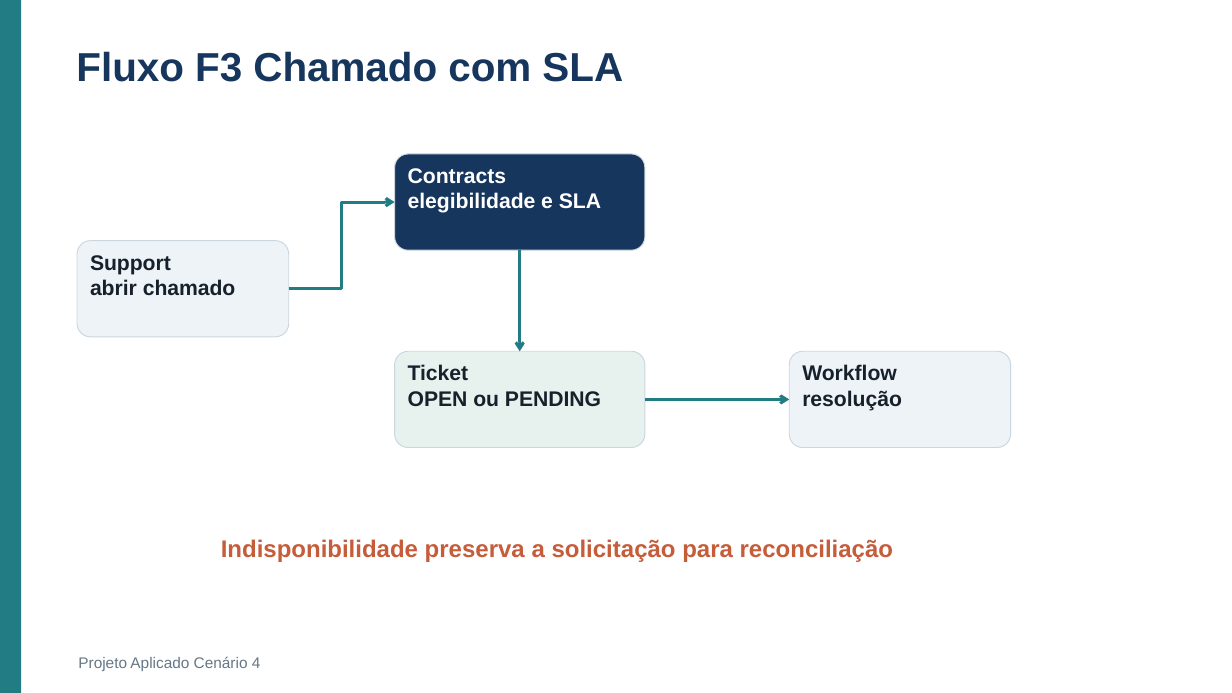
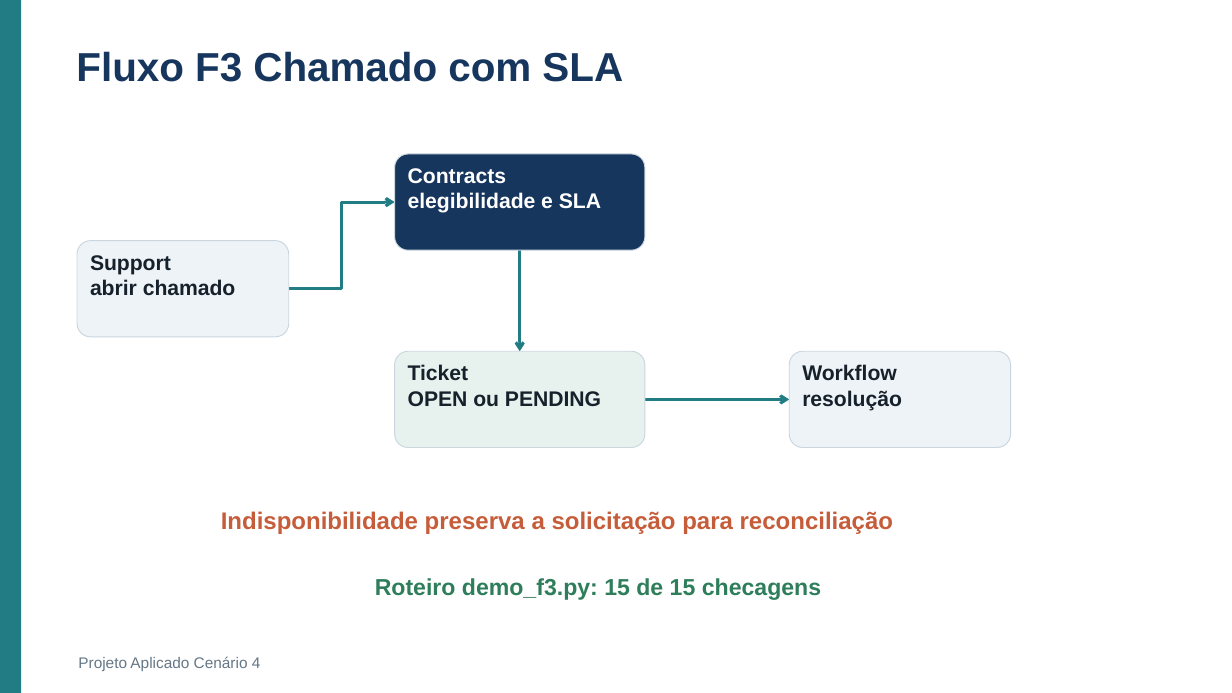
Before and after one commit to Roger-Quinelato/projetoAplicado7, a slide deck: slide 12 of output/Apresentacao_Cenario_4.pptx (slide 10 before the commit). Drawn at 1232x693 pixels with LibreOffice and Linux fonts; fonts in the diff are those of the drawing. Boxes give left, top, right and bottom in pixels: in the first picture for what was removed or moved away, otherwise in the second. Text is boxed around its words. In the diff, an @@ line names an element or a change of style, - is before the commit and + after.

```diff
--- a/output/Apresentacao_Cenario_4.pptx
+++ b/output/Apresentacao_Cenario_4.pptx
@@ text "Indisponibilidade preserva a solicitação para ..." moved from (x1=221, y1=539, x2=893, y2=562) to (x1=221, y1=511, x2=893, y2=534) @@
@@ text added at (x1=375, y1=578, x2=821, y2=600), 18 pt, text #2E7D5B, bold @@
+Roteiro demo_f3.py: 15 de 15 checagens
```
Also in this commit, not shown: 6 other slides changed, 5 slides added, 2 slides removed, 1 other file.
